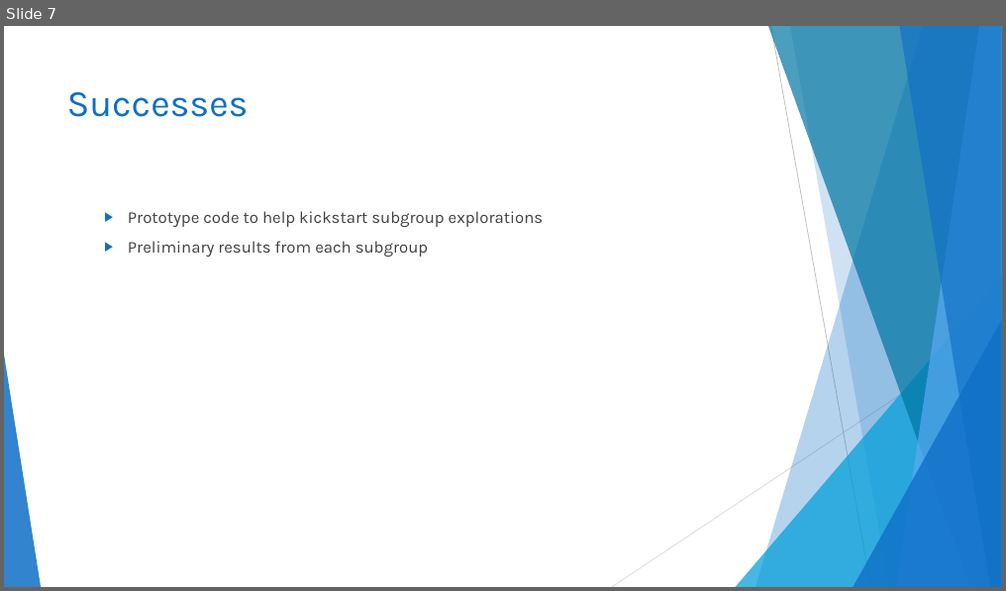
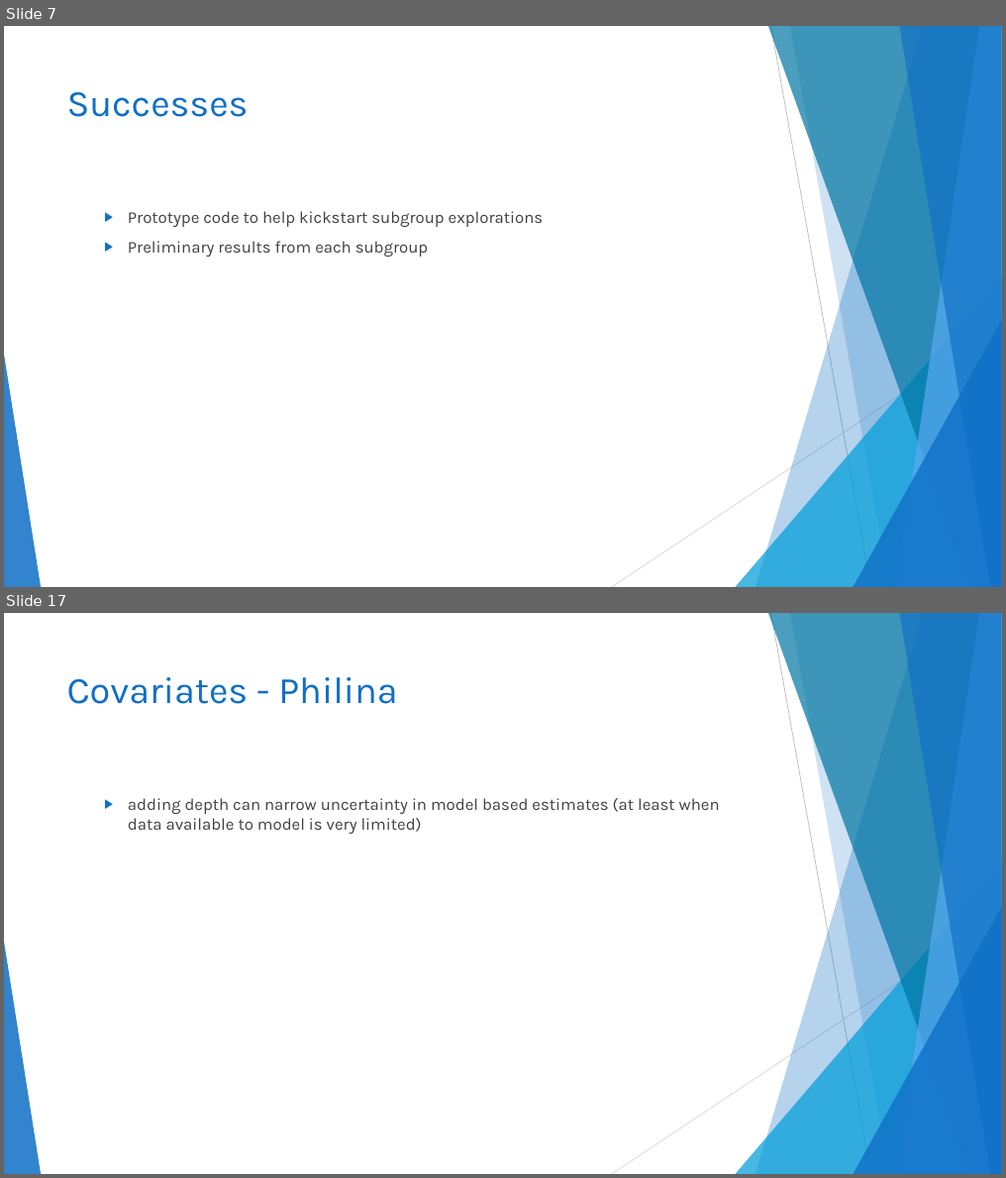
Before and after one commit to TESA-workshops/sim-geostat-survey, a slide deck: report/sim-geostat-survey-report.pptx. Shown one above the other, each under a label of ours: slide 7 before the commit, slides 7 and 17 after it; the slides between them are not shown. The pictures are 1006x591 and 1006x1178 pixels, drawn with LibreOffice and Linux fonts; fonts in the diff are those of the drawing. Boxes give left, top, right and bottom in pixels: in the first picture for what was removed or moved away, otherwise in the second. Text is boxed around its words. In the diff, an @@ line names an element or a change of style, - is before the commit and + after.

```diff
--- a/report/sim-geostat-survey-report.pptx
+++ b/report/sim-geostat-survey-report.pptx
@@ slide 17 added at [4, 613, 1002, 1174], background #FFFFFF; not listed: 10 template elements that a slide beside it also shows @@
@@ title added at [67, 677, 397, 704], 36 pt, text #0F6FC6 @@
+Covariates - Philina
@@ text added at [128, 798, 720, 834], 16 pt, text #404040 @@
+  ▶ adding depth can narrow uncertainty in model based estimates (at least when data available to model is very limited)
```
Also in this commit, not shown: 2 slides changed, 16 other slides added, 2 slides removed, 1 other file.
